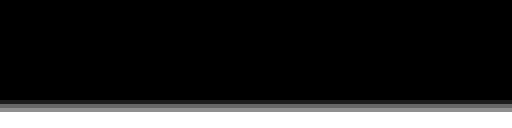
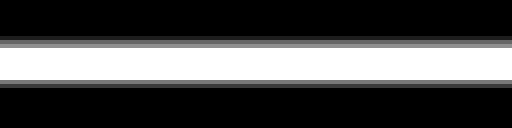
Before/after of a 512 x 128 layered artwork. What changed in the layer stack:
hid "Rectangle 1" over [0, 112, 512, 128]
added layer "Rectangle 1 copy 2" above "Background" over [0, 48, 512, 80]
